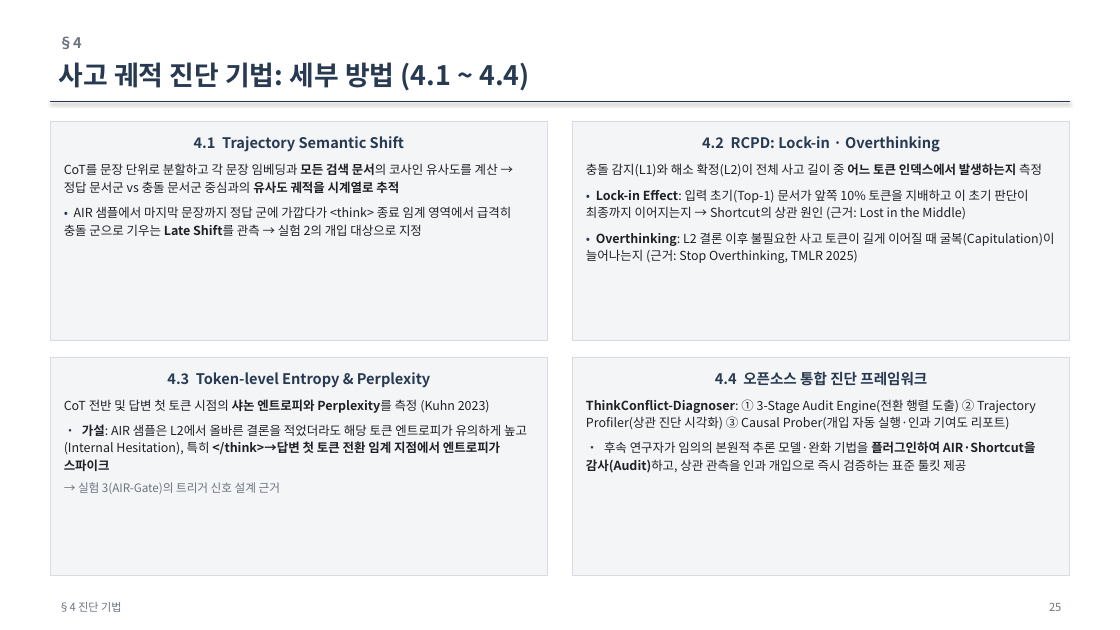
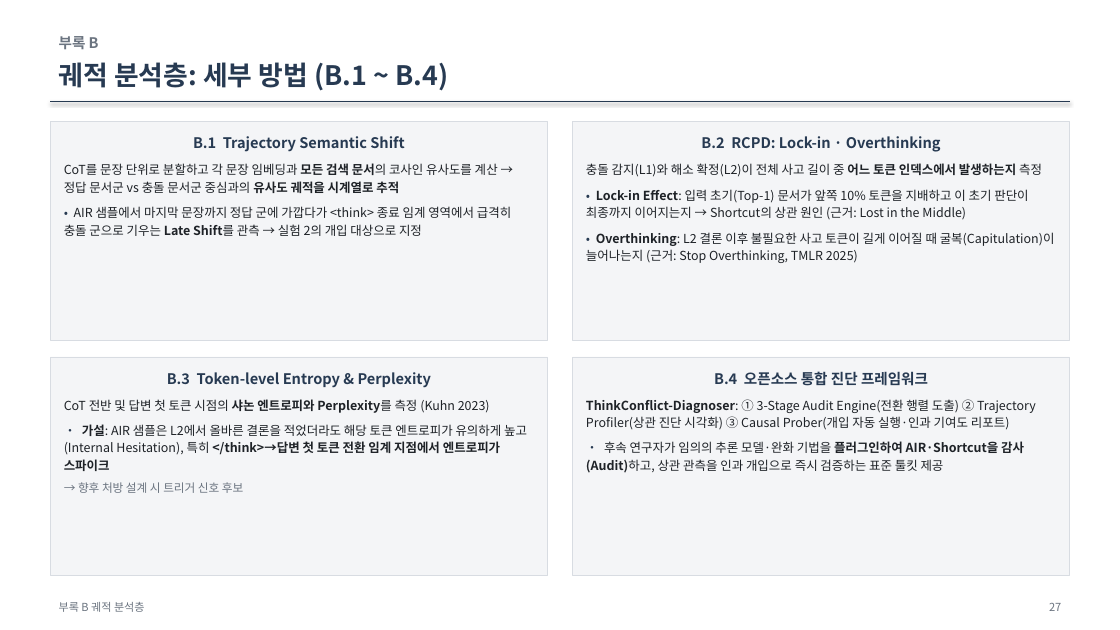
Before and after one commit to jin-ryu/temporal-conflict-qa, a slide deck: slide 27 of docs/ThinkConflict_연구보고.pptx (slide 25 before the commit). Drawn at 1120x630 pixels with LibreOffice and Linux fonts; fonts in the diff are those of the drawing. Boxes give left, top, right and bottom in pixels: in the first picture for what was removed or moved away, otherwise in the second. Text is boxed around its words. In the diff, an @@ line names an element or a change of style, - is before the commit and + after.

Commit message:
docs: ThinkConflict 계획서 대개편 — 진단 프레임워크를 1차 기여로 전면화(기여 목록·한줄요약 신설), 실험 재구성(귀속통제 통합·인과개입 truncation+resampling 한정, AIR-Gate/steering/attention/로드맵 제거), 지표·라벨타당성·측정규약 표준화, 실험결과 섹션 신설·References 스타일화·RQ/헤딩 순번 통일 + PPT 동기화

```diff
--- a/docs/ThinkConflict_연구보고.pptx
+++ b/docs/ThinkConflict_연구보고.pptx
@@ text at bbox=[59, 36, 99, 50]: text changed @@
-§4
+부록 B
@@ text at bbox=[59, 62, 448, 91]: text changed @@
-사고 궤적 진단 기법: 세부 방법 (4.1 ~ 4.4)
+궤적 분석층: 세부 방법 (B.1 ~ B.4)
@@ text in rectangle at bbox=[193, 136, 404, 152]: text changed @@
-4.1 Trajectory Semantic Shift
+B.1 Trajectory Semantic Shift
@@ text in rectangle at bbox=[701, 136, 941, 152]: text changed @@
-4.2 RCPD: Lock-in · Overthinking
+B.2 RCPD: Lock-in · Overthinking
@@ text in rectangle at bbox=[167, 372, 431, 388]: text changed @@
-4.3 Token-level Entropy & Perplexity
+B.3 Token-level Entropy & Perplexity
@@ text in rectangle at bbox=[714, 371, 928, 386]: text changed @@
-4.4 오픈소스 통합 진단 프레임워크
+B.4 오픈소스 통합 진단 프레임워크
@@ text in rectangle at bbox=[586, 441, 1024, 473]: text changed @@
-• 후속 연구자가 임의의 본원적 추론 모델·완화 기법을 플러그인하여 AIR·Shortcut을 감사(Audit)하고, 상관 관측을 인과 개입으로 즉시 검증하는 표준 툴킷 제공
+• 후속 연구자가 임의의 추론 모델·완화 기법을 플러그인하여 AIR·Shortcut을 감사(Audit)하고, 상관 관측을 인과 개입으로 즉시 검증하는 표준 툴킷 제공
@@ text in rectangle at bbox=[78, 482, 243, 493]: text changed @@
-→ 실험 3(AIR-Gate)의 트리거 신호 설계 근거
+→ 향후 처방 설계 시 트리거 신호 후보
@@ text at bbox=[59, 602, 145, 612]: text changed @@
-§4 진단 기법
+부록 B 궤적 분석층
@@ text at bbox=[1049, 603, 1061, 611]: text changed @@
-25
+27
```
Also in this commit, not shown: 17 other slides changed, 1 slide added, 2 slides removed, 2 other files.
